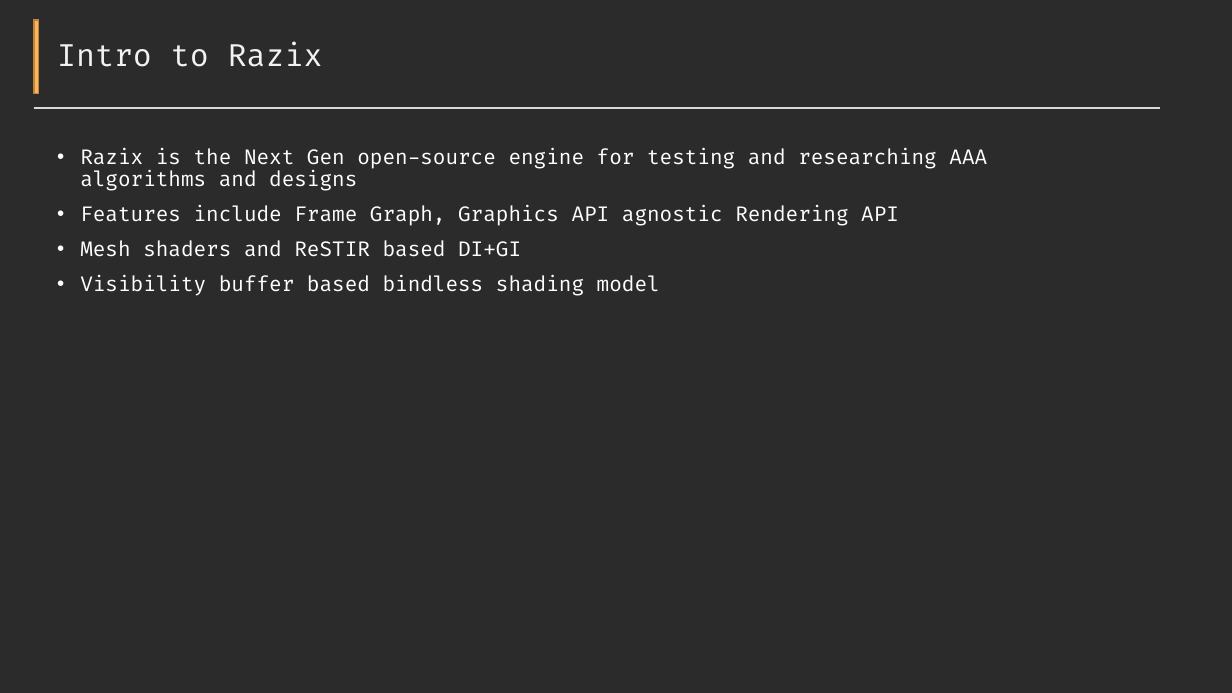
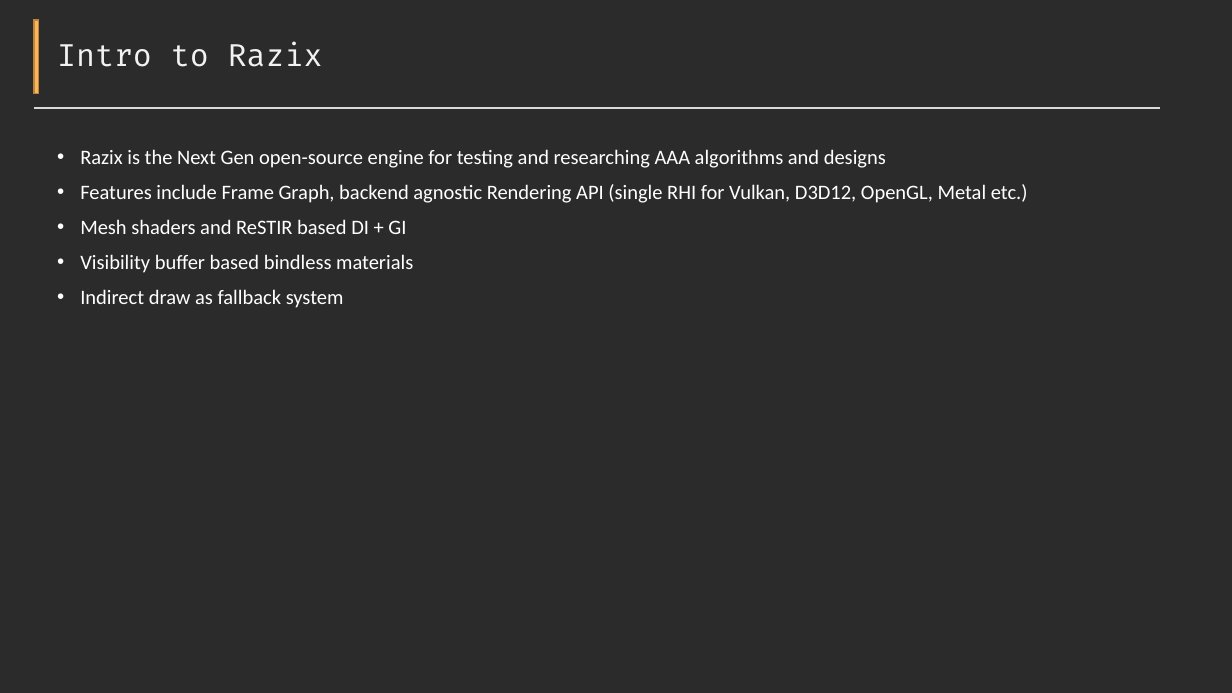
Before and after one commit to Pikachuxxxx/Razix, a slide deck: slide 2 of Docs/Features overview.pptx. Drawn at 1232x693 pixels with LibreOffice and Linux fonts; fonts in the diff are those of the drawing; background and template pictures are left out; a plain dark background stands for a picture behind light text. Boxes give left, top, right and bottom in pixels: in the first picture for what was removed or moved away, otherwise in the second. Text is boxed around its words. In the diff, an @@ line names an element or a change of style, - is before the commit and + after.

```diff
--- a/Docs/Features overview.pptx
+++ b/Docs/Features overview.pptx
@@ text at <box>80,149,886,168</box>: font Fira Code to Calibri in "Razix is the Next Gen open-source engine ..." @@
@@ text at <box>80,184,1028,308</box>: text changed; font Fira Code to Calibri @@
-• Features include Frame Graph, Graphics API agnostic Rendering API
-• Mesh shaders and ReSTIR based DI+GI
-• Visibility buffer based bindless shading model
+• Features include Frame Graph, backend agnostic Rendering API (single RHI for Vulkan, D3D12, OpenGL, Metal etc.)
+• Mesh shaders and ReSTIR based DI + GI
+• Visibility buffer based bindless materials
+• Indirect draw as fallback system
```
Also in this commit, not shown: 2 other slides changed, 1 slide added, 7 other files.
